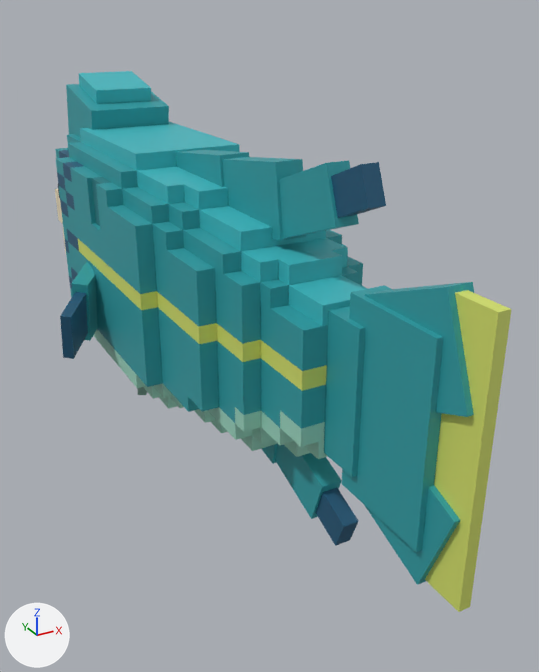
What one commit did to the glTF model art/creatures/HumpheadWrasse/game/HumpheadWrasse.glb.
One viewpoint serves both versions: a camera (50 mm lens) standing at (-8.3, -18.7, 6.9) and looking at (1.2, -1.5, -1.7). Every picture has the same lights, and +X, +Y and +Z are marked at lower left. The picture after the commit comes second. Where no turn or scale is listed for an object, it has been applied to the vertices. Vertices at exactly the same position are counted once.

The scene before the commit, as lines of its bpy script (objects in view):
```python
me_b1 = bpy.data.meshes.new('B1')
me_b1.from_pydata(...)  # 156 vertices, 228 faces; spans x -2.47..2.47, y -6.67..0.45, z -4.55..3.91
me_b1.materials.append(mat_defaultmaterial_001)
me_b2 = bpy.data.meshes.new('B2')
me_b2.from_pydata(...)  # 112 vertices, 178 faces; spans x -2.03..2.03, y -3.54..0.45, z -3.54..4.18
me_b2.materials.append(mat_defaultmaterial_002)
me_b3 = bpy.data.meshes.new('B3')
me_b3.from_pydata(...)  # 166 vertices, 270 faces; spans x -1.58..1.58, y -3.84..0.45, z -4.25..4.61
me_b3.materials.append(mat_defaultmaterial_003)
me_head = bpy.data.meshes.new('Head')
me_head.from_pydata(...)  # 304 vertices, 440 faces; spans x -2.47..2.47, y 0.0..6.48, z -3.15..5.17
me_head.materials.append(mat_defaultmaterial)
me_pecl = bpy.data.meshes.new('PecL')
me_pecl.from_pydata(...)  # 16 vertices, 22 faces; spans x -1.75..0.52, y -2.92..0.46, z -1.31..1.0
me_pecl.materials.append(mat_defaultmaterial_005)
me_tail = bpy.data.meshes.new('Tail')
me_tail.from_pydata(...)  # 40 vertices, 54 faces; spans x -0.54..0.54, y -4.05..0.36, z -3.08..3.08
me_tail.materials.append(mat_defaultmaterial_004)
ob_b1 = bpy.data.objects.new('B1', me_b1)
ob_b1.location = (0.0, 4.64, -0.31)
ob_b2 = bpy.data.objects.new('B2', me_b2)
ob_b2.location = (0.0, -1.21, -0.31)
ob_b3 = bpy.data.objects.new('B3', me_b3)
ob_b3.location = (0.0, -3.91, -0.31)
ob_head = bpy.data.objects.new('Head', me_head)
ob_head.location = (0.0, 4.63, -0.31)
ob_pecl = bpy.data.objects.new('PecL', me_pecl)
ob_pecl.location = (-2.25, 4.19, -1.3)
ob_tail = bpy.data.objects.new('Tail', me_tail)
ob_tail.location = (0.0, -7.06, -0.31)
```
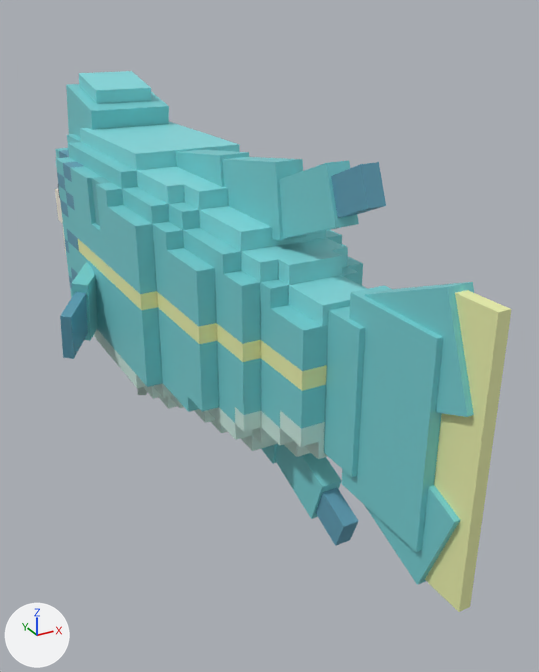
Boxes (x1, y1, x2, y2) around the edits, measured in the pictures (539 x 672 px):
part 1 of me_head, recoloured (lighter)
    both: (55, 71, 189, 298)
part 2 of me_head, recoloured (dark blue to cyan)
    both: (57, 150, 83, 289)
part 3 of me_head, recoloured
    both: (55, 189, 66, 253)
part 4 of me_b1, recoloured (lighter)
    both: (70, 128, 249, 395)
part 5 of me_b1, recoloured
    both: (78, 239, 184, 409)
part 6 of me_b2, recoloured (lighter)
    both: (152, 157, 346, 464)
part 7 of me_b2, recoloured
    both: (157, 292, 228, 433)
part 8 of me_b3, recoloured (lighter)
    both: (214, 160, 386, 546)
part 9 of me_b3, recoloured
    both: (216, 323, 327, 459)
part 10 of me_tail, recoloured (lighter)
    both: (324, 282, 474, 585)
part 11 of me_tail, recoloured
    both: (425, 290, 512, 612)
part 12 of me_pecl, recoloured (lighter)
    both: (71, 262, 98, 341)
part 13 of me_pecl, recoloured (dark blue to cyan)
    both: (60, 292, 88, 359)

What changed in the scene script:
```text
Change me_head:
    where me_head.from_pydata(...)  # 304 vertices, 440 faces; spans x -2.47..2.47, y 0.0..6.48, z -3.15..5.17
    used by ob_head; location = (0.0, 4.63, -0.31)
    me_head part 1: 214 faces centred in x -2.47..2.47, y 0.0..5.61, z -2.25..5.03 are repainted in the vertex colours; the middle colour goes from cyan #2f9fa6 to cyan #77cfd3
    me_head part 2: 128 faces centred in x -2.47..2.47, y 0.0..6.16, z -1.65..2.7 are repainted in the vertex colours; the middle colour goes from dark blue #1d5878 to cyan #5f9fb6
    me_head part 3: 98 faces centred in x -2.14..2.14, y 0.0..6.48, z -3.15..1.8 are repainted in the vertex colours; the middle colour goes from green #9ed9c3 to pale green #ceede3
Change me_b1:
    where me_b1.from_pydata(...)  # 156 vertices, 228 faces; spans x -2.47..2.47, y -6.67..0.45, z -4.55..3.91
    used by ob_b1; location = (0.0, 4.64, -0.31)
    me_b1 part 4: 162 faces centred in x -2.47..2.47, y -6.6..0.45, z -4.26..3.77 are repainted in the vertex colours; the middle colour goes from cyan #2f9fa6 to cyan #77cfd3
    me_b1 part 5: 66 faces centred in x -2.47..2.47, y -5.85..0.0, z -3.6..0.3 are repainted in the vertex colours; the middle colour goes from green #9ed9c3 to pale green #ceede3
Change me_b2:
    where me_b2.from_pydata(...)  # 112 vertices, 178 faces; spans x -2.03..2.03, y -3.54..0.45, z -3.54..4.18
    used by ob_b2; location = (0.0, -1.21, -0.31)
    me_b2 part 6: 126 faces centred in x -2.03..2.03, y -3.46..0.45, z -3.39..4.03 are repainted in the vertex colours; the middle colour goes from cyan #2f9fa6 to cyan #77cfd3
    me_b2 part 7: 52 faces centred in x -2.03..2.03, y -2.7..0.0, z -3.15..0.3 are repainted in the vertex colours; the middle colour goes from green #9ed9c3 to pale green #ceede3
Change me_b3:
    where me_b3.from_pydata(...)  # 166 vertices, 270 faces; spans x -1.58..1.58, y -3.84..0.45, z -4.25..4.61
    used by ob_b3; location = (0.0, -3.91, -0.31)
    me_b3 part 8: 168 faces centred in x -1.58..1.58, y -3.74..0.45, z -4.07..4.41 are repainted in the vertex colours; the middle colour goes from cyan #2f9fa6 to cyan #77cfd3
    me_b3 part 9: 102 faces centred in x -1.58..1.58, y -3.15..0.0, z -2.7..0.3 are repainted in the vertex colours; the middle colour goes from green #9ed9c3 to pale green #ceede3
Change me_tail:
    where me_tail.from_pydata(...)  # 40 vertices, 54 faces; spans x -0.54..0.54, y -4.05..0.36, z -3.08..3.08
    used by ob_tail; location = (0.0, -7.06, -0.31)
    me_tail part 10: 44 faces centred in x -0.54..0.54, y -3.55..0.36, z -2.78..2.78 are repainted in the vertex colours; the middle colour goes from cyan #2f9fa6 to cyan #77cfd3
    me_tail part 11: 10 faces centred in x -0.14..0.14, y -4.05..-3.33, z -2.97..2.97 are repainted in the vertex colours; the middle colour goes from yellow #d6e26b to yellow #ecf2ad
Change me_pecl:
    where me_pecl.from_pydata(...)  # 16 vertices, 22 faces; spans x -1.75..0.52, y -2.92..0.46, z -1.31..1.0
    used by ob_pecl; location = (-2.25, 4.19, -1.3)
    me_pecl part 12: 12 faces centred in x -0.92..0.38, y -1.55..0.15, z -1.19..0.86 are repainted in the vertex colours; the middle colour goes from cyan #2f9fa6 to cyan #77cfd3
    me_pecl part 13: 10 faces centred in x -1.66..-0.8, y -2.72..-1.52, z -1.16..0.36 are repainted in the vertex colours; the middle colour goes from dark blue #1d5878 to cyan #5f9fb6
```
